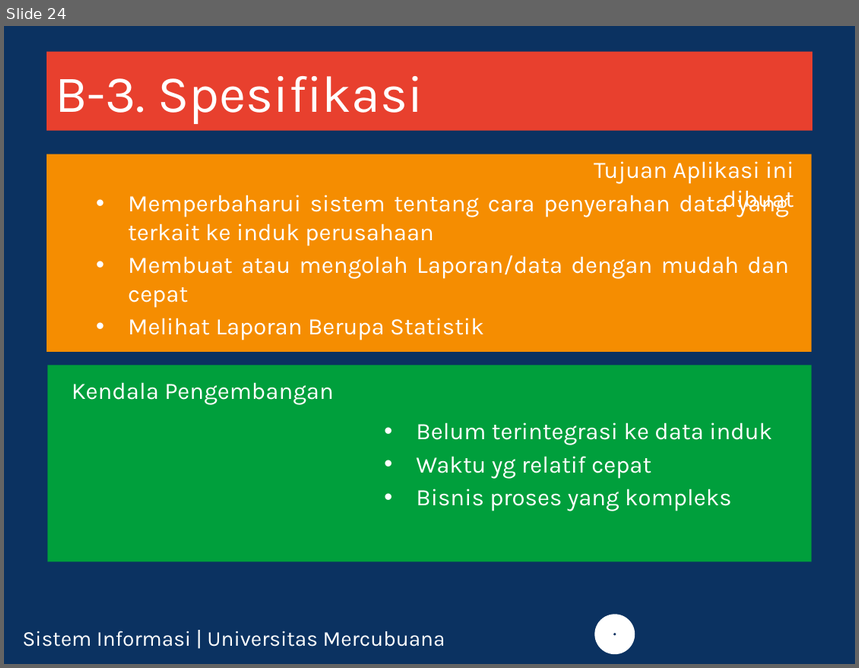
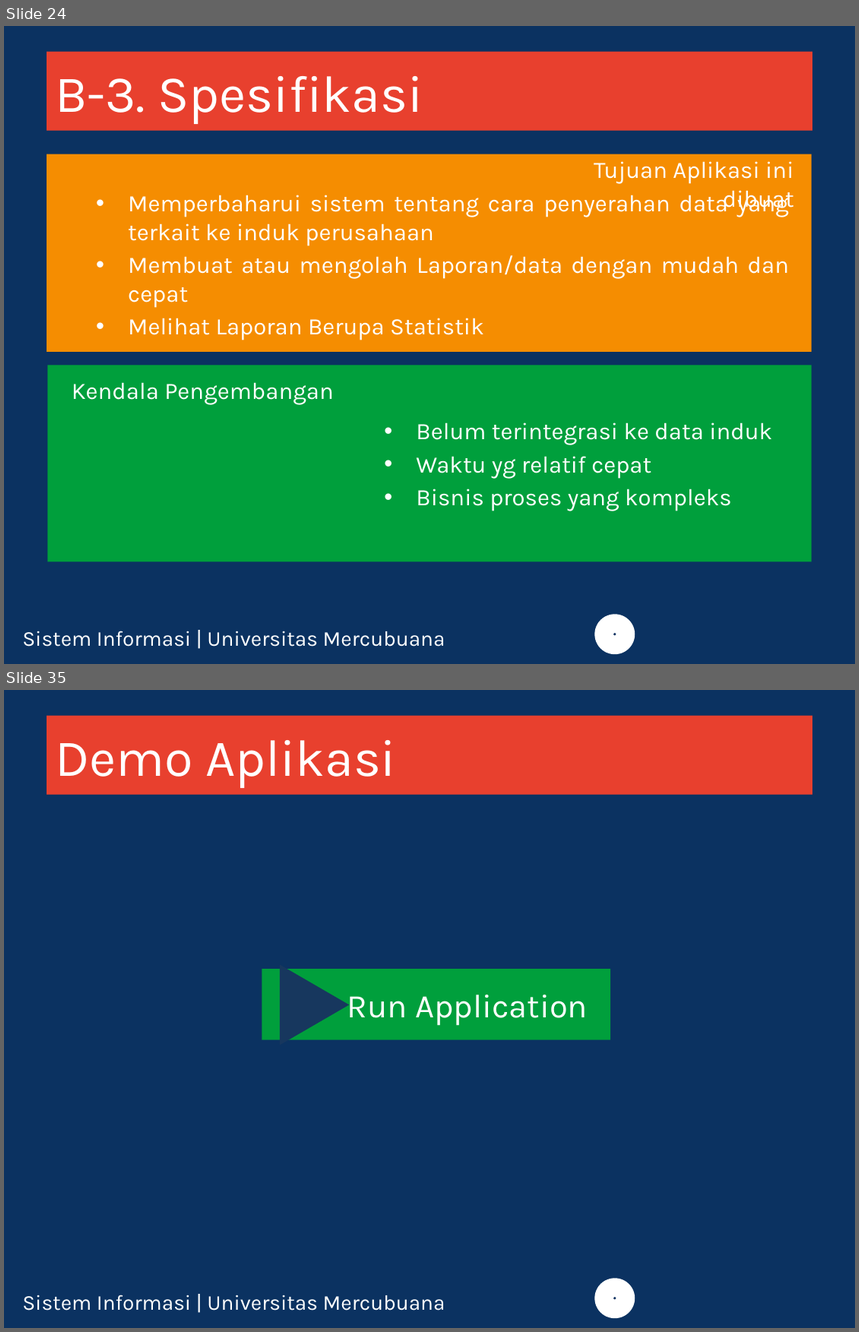
Before and after one commit to feldy/pgn, a slide deck: doc/ppt_new/final-ppt.pptx. Shown one above the other, each under a label of ours: slide 24 before the commit, slides 24 and 35 after it; the slides between them are not shown. The pictures are 859x668 and 859x1332 pixels, drawn with LibreOffice and Linux fonts; fonts in the diff are those of the drawing; background and template pictures are left out. Boxes give left, top, right and bottom in pixels: in the first picture for what was removed or moved away, otherwise in the second. Text is boxed around its words. In the diff, an @@ line names an element or a change of style, - is before the commit and + after.

```diff
--- a/doc/ppt_new/final-ppt.pptx
+++ b/doc/ppt_new/final-ppt.pptx
@@ slide 35 added at [4,690,855,1328], background #0B3261; not listed: 2 template elements that a slide beside it also shows @@
@@ title added at [47,716,813,795], fill #E8402E, 44 pt, text #FFFFFF @@
+Demo Aplikasi
@@ rectangle added at [262,969,610,1040], fill #009F3C, 28 pt, text #FFFFFF @@
+Run Application
@@ triangle added at [280,964,349,1044], fill #17375E @@
```
Also in this commit, not shown: 2 slides changed, 10 other slides added, 3 other files.
